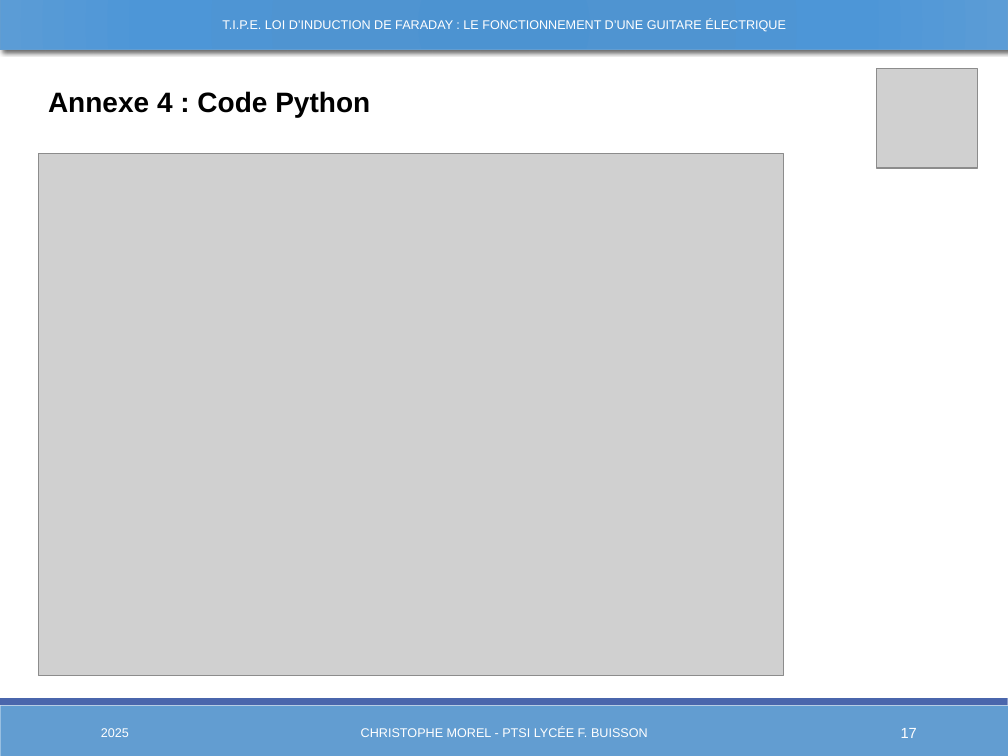
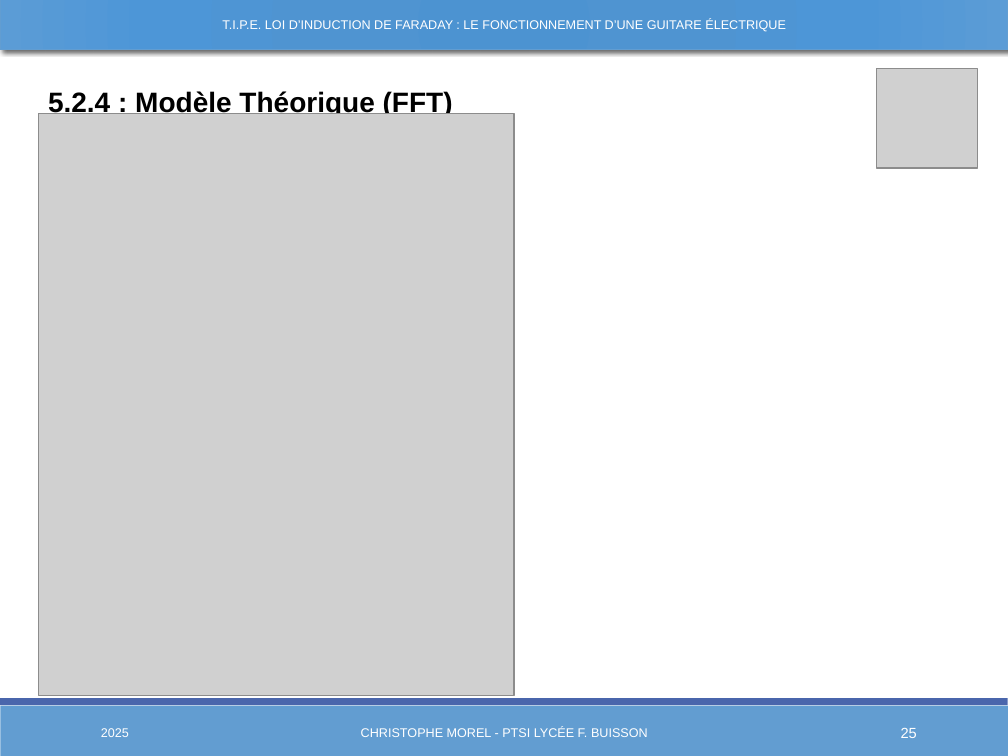
Before and after one commit to Chrismorel7/TIPE---Micro_guitare_elec, a slide deck: slide 25 of Views/Presentation3.pptx (slide 17 before the commit). Drawn at 1008x756 pixels with LibreOffice and Linux fonts; fonts in the diff are those of the drawing; grey boxes stand for pictures. Boxes give left, top, right and bottom in pixels: in the first picture for what was removed or moved away, otherwise in the second. Text is boxed around its words. In the diff, an @@ line names an element or a change of style, - is before the commit and + after.

```diff
--- a/Views/Presentation3.pptx
+++ b/Views/Presentation3.pptx
@@ picture: place and size @@
-picture at (38, 153, 784, 675)
+picture at (38, 113, 514, 695)
@@ text at (48, 90, 453, 114): text changed @@
-Annexe 4 : Code Python
+5.2.4 : Modèle Théorique (FFT)
@@ page number at (901, 728, 917, 738): text changed @@
-17
+25
```
Also in this commit, not shown: 14 other slides changed, 6 slides added, 15 other files.
